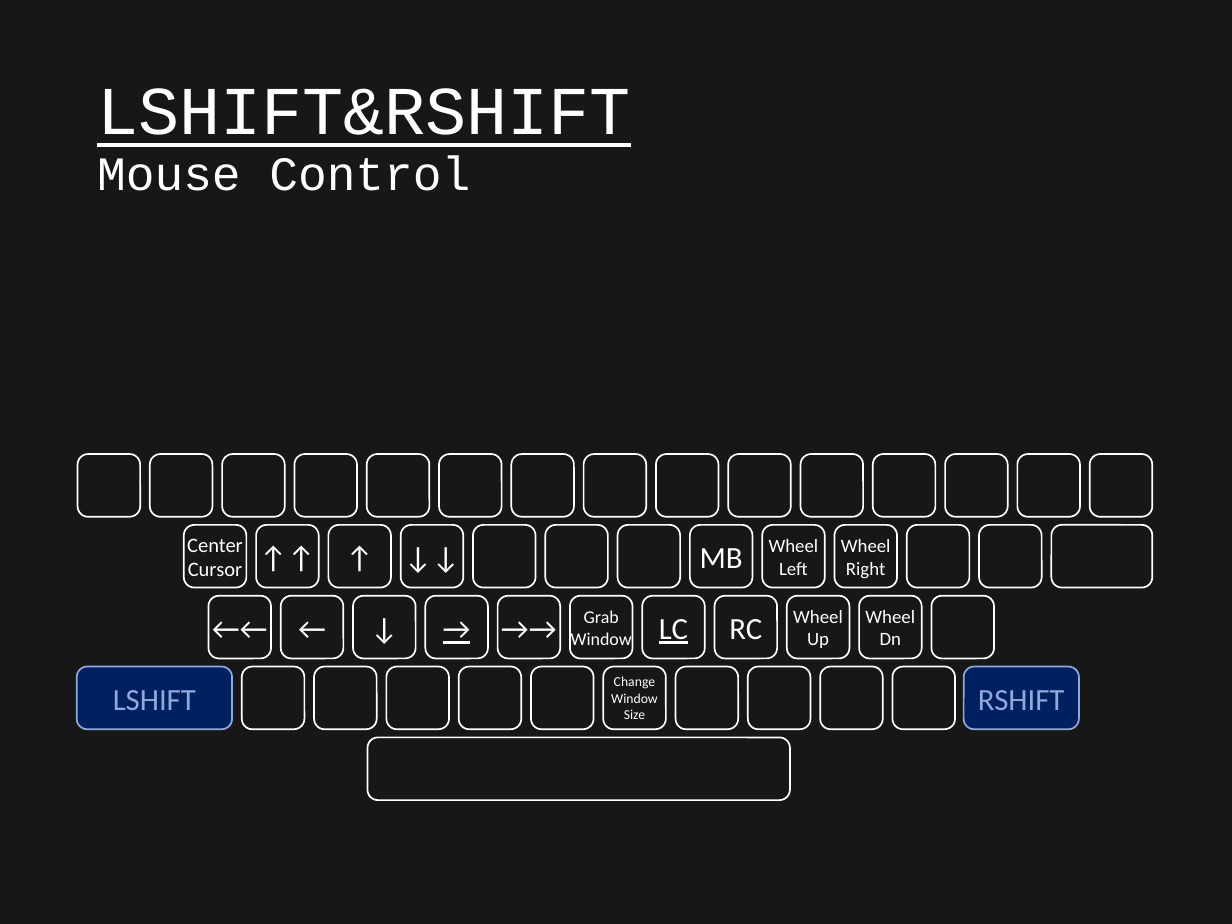
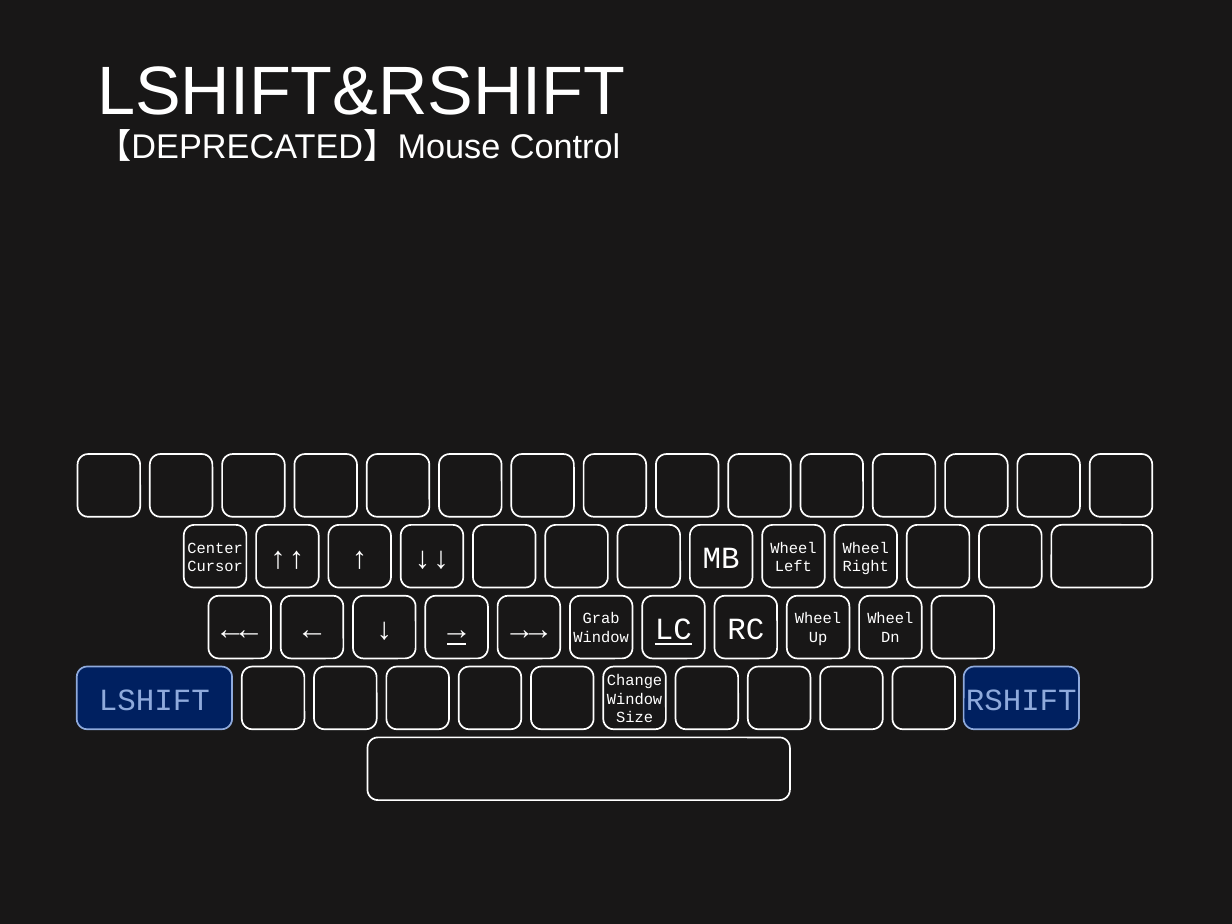
Before and after one commit to ittooo66/myAHK, a slide deck: slide 7 of MANUAL.pptx. Drawn at 1232x924 pixels with LibreOffice and Linux fonts; fonts in the diff are those of the drawing. Boxes give left, top, right and bottom in pixels: in the first picture for what was removed or moved away, otherwise in the second. Text is boxed around its words. In the diff, an @@ line names an element or a change of style, - is before the commit and + after.

```diff
--- a/MANUAL.pptx
+++ b/MANUAL.pptx
@@ title "LSHIFT&RSHIFT 【DEPRECATED】Mouse Control" at (x1=97, y1=66, x2=625, y2=161): vertical alignment middle to top @@
@@ title at (x1=97, y1=66, x2=625, y2=161): text changed; size 40 to 20 pt; font Courier New to Arial @@
-LSHIFT&RSHIFT
-Mouse Control
+LSHIFT&RSHIFT
+【DEPRECATED】Mouse Control
@@ rounded rectangle "Center" at (x1=184, y1=525, x2=246, y2=588): size 12 to 9 pt, font Calibri to Courier New @@
@@ font Calibri to Courier New in 13 elements at (x1=690, y1=525, x2=753, y2=588), (x1=642, y1=596, x2=705, y2=659), (x1=715, y1=596, x2=777, y2=659), (x1=76, y1=667, x2=232, y2=729), (x1=963, y1=667, x2=1079, y2=729), (x1=256, y1=525, x2=319, y2=588), (x1=329, y1=525, x2=392, y2=588), (x1=400, y1=525, x2=463, y2=588), (x1=208, y1=596, x2=271, y2=659), (x1=281, y1=596, x2=344, y2=659), (x1=354, y1=596, x2=416, y2=659), (x1=425, y1=596, x2=488, y2=659), (x1=498, y1=596, x2=561, y2=659) @@
@@ rounded rectangle "Grab" at (x1=570, y1=596, x2=633, y2=659): size 10.5 to 9 pt, font Calibri to Courier New @@
@@ size 11 to 9 pt, font Calibri to Courier New in 4 elements at (x1=763, y1=525, x2=825, y2=588), (x1=834, y1=525, x2=897, y2=588), (x1=787, y1=596, x2=850, y2=659), (x1=859, y1=596, x2=922, y2=659) @@
@@ rounded rectangle "Change" at (x1=604, y1=667, x2=667, y2=729): size 8 to 9 pt, font Calibri to Courier New @@
```
Also in this commit, not shown: 10 other slides changed.
